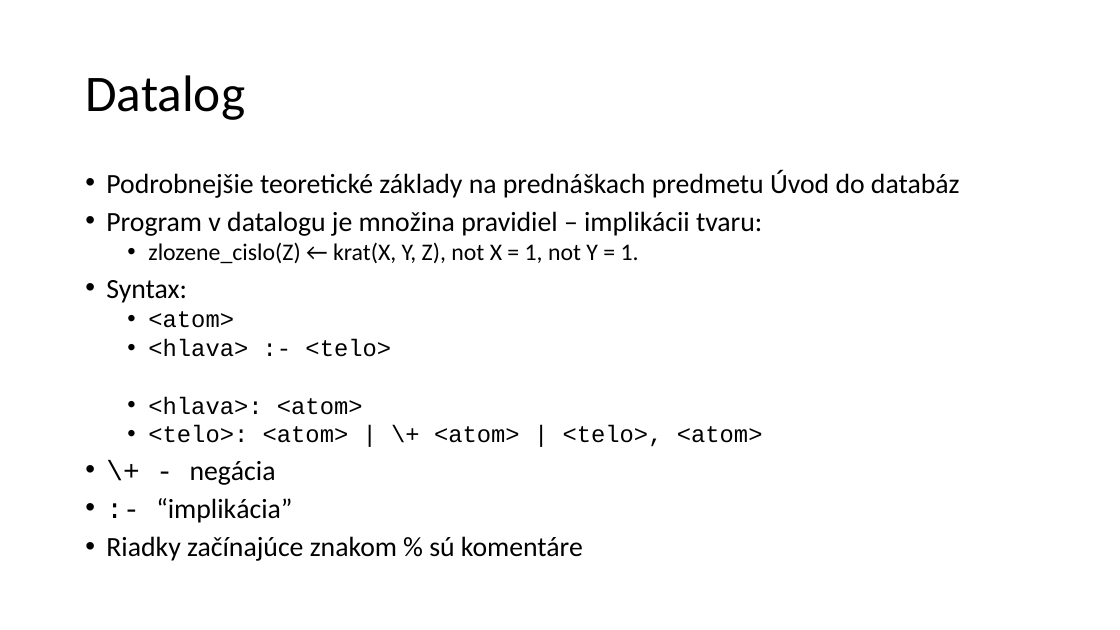
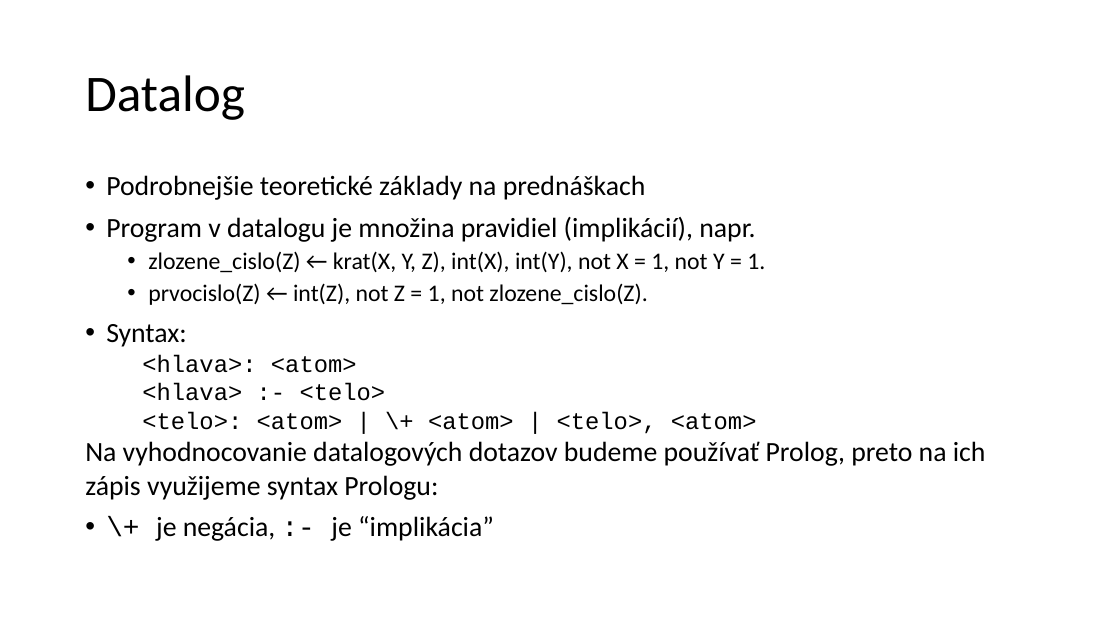
Before and after one commit to janmazak/db_praktikum, a slide deck: slide 2 of materialy/02/datalog.pptx (slide 4 before the commit). Drawn at 1120x630 pixels with LibreOffice and Linux fonts; fonts in the diff are those of the drawing. Boxes give left, top, right and bottom in pixels: in the first picture for what was removed or moved away, otherwise in the second. Text is boxed around its words. In the diff, an @@ line names an element or a change of style, - is before the commit and + after.

```diff
--- a/materialy/02/datalog.pptx
+++ b/materialy/02/datalog.pptx
@@ text at [106,175,765,305]: text changed; size 23.8 to 20.4 pt @@
-• Podrobnejšie teoretické základy na prednáškach predmetu Úvod do databáz
-• Program v datalogu je množina pravidiel – implikácii tvaru:
-  • zlozene_cislo(Z) ← krat(X, Y, Z), not X = 1, not Y = 1.
+• Podrobnejšie teoretické základy na prednáškach
+• Program v datalogu je množina pravidiel (implikácií), napr.
+  • zlozene_cislo(Z) ← krat(X, Y, Z), int(X), int(Y), not X = 1, not Y = 1.
+  • prvocislo(Z) ← int(Z), not Z = 1, not zlozene_cislo(Z).
@@ text at [106,324,757,434]: line spacing 0.8 to 0.9; bullet • to none; list level 2 to 1 in "<hlava> :- <telo>"; line spacing 0.8 to 1; list level 2 to 1 in "<telo>: <atom> | \+ <atom> ..." @@
@@ text at [142,354,357,373]: text changed @@
-  • <atom>
+<hlava>: <atom>
@@ text at [148,396,363,415]: paragraph removed @@
-  • <hlava>: <atom>
@@ text at [85,441,986,541]: text changed @@
-• \+ - negácia
-• :- “implikácia”
-• Riadky začínajúce znakom % sú komentáre
+Na vyhodnocovanie datalogových dotazov budeme používať Prolog, preto na ich zápis využijeme syntax Prologu:
+• \+ je negácia, :- je “implikácia”
```
Also in this commit, not shown: 5 other slides changed, 2 slides added, 4 slides removed, 22 other files.
